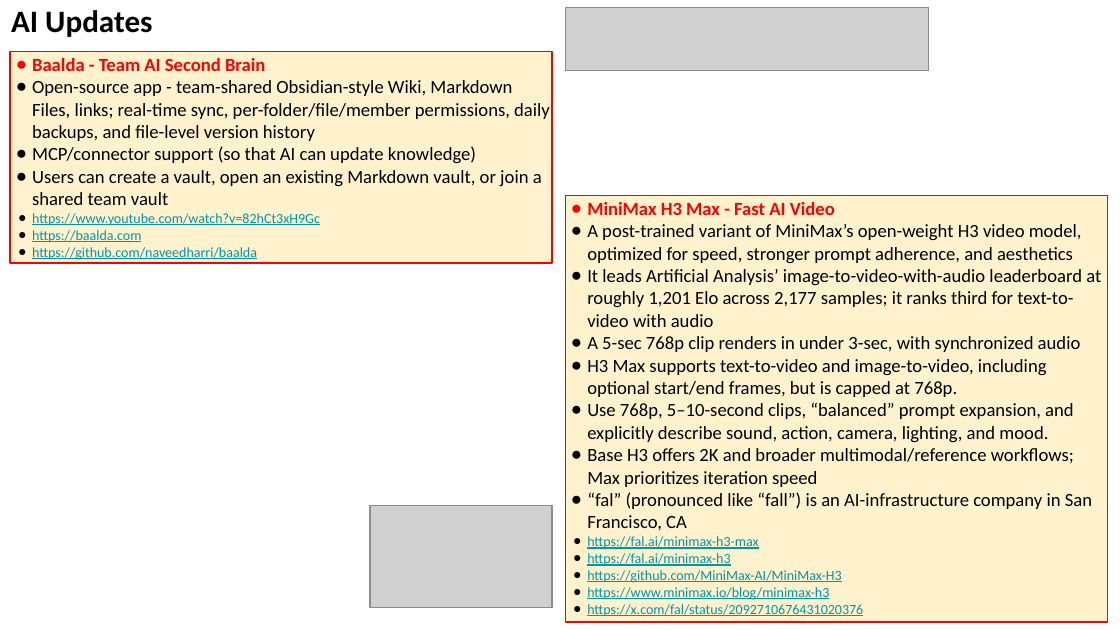
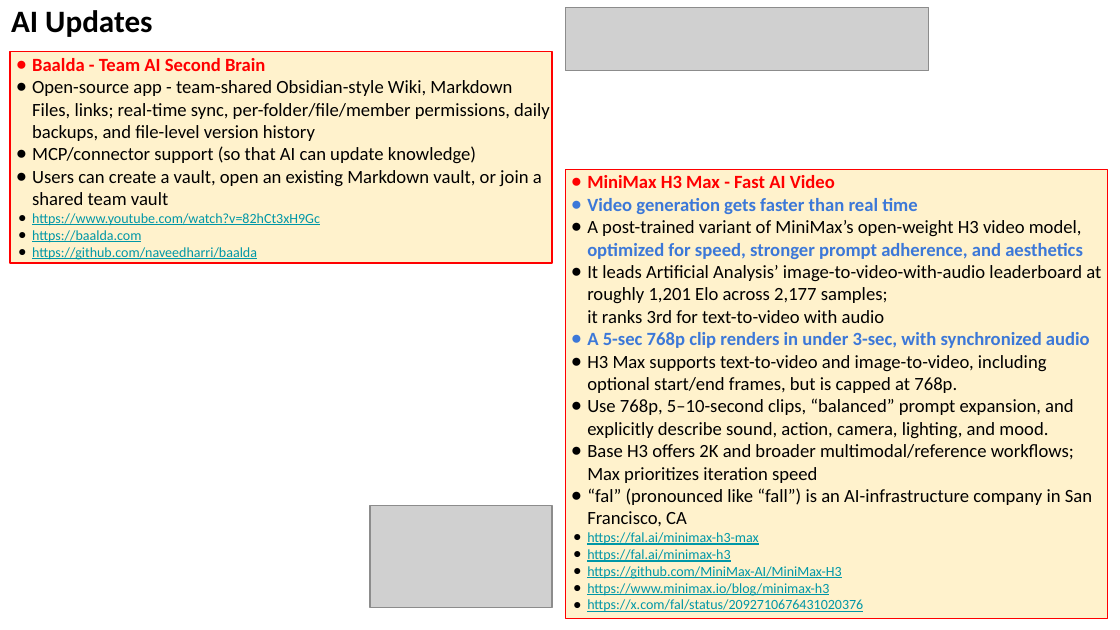
Before and after one commit to lselector/seminar, a slide deck: slide 14 of 2026/2026-09-04-AI-Updates.pptx (slide 12 before the commit). Drawn at 1120x630 pixels with LibreOffice and Linux fonts; fonts in the diff are those of the drawing; grey boxes stand for pictures. Boxes give left, top, right and bottom in pixels: in the first picture for what was removed or moved away, otherwise in the second. Text is boxed around its words. In the diff, an @@ line names an element or a change of style, - is before the commit and + after.

```diff
--- a/2026/2026-09-04-AI-Updates.pptx
+++ b/2026/2026-09-04-AI-Updates.pptx
@@ rectangle "MiniMax H3 Max - Fast ...": place and size @@
-rectangle "MiniMax H3 Max - Fast ..." at (566, 196, 1108, 623)
+rectangle "MiniMax H3 Max - Fast ..." at (566, 169, 1108, 618)
@@ text in rectangle at (587, 198, 917, 214): paragraph added @@
+● Video generation gets faster than real time
@@ text in rectangle at (587, 220, 1090, 348): text colour #000000 to #3C78D8, bold on in "optimized for speed, stronger prompt adherence, and ...", "A 5-sec 768p clip renders in under ..."; bullet colour #000000 to #3C78D8 @@
@@ text in rectangle at (587, 265, 1101, 323): text changed @@
-● It leads Artificial Analysis’ image-to-video-with-audio leaderboard at roughly 1,201 Elo across 2,177 samples; it ranks third for text-to-video with audio
+● It leads Artificial Analysis’ image-to-video-with-audio leaderboard at roughly 1,201 Elo across 2,177 samples;
+  it ranks 3rd for text-to-video with audio
```
Also in this commit, not shown: 9 other slides changed, 6 slides added, 1 slide removed.
